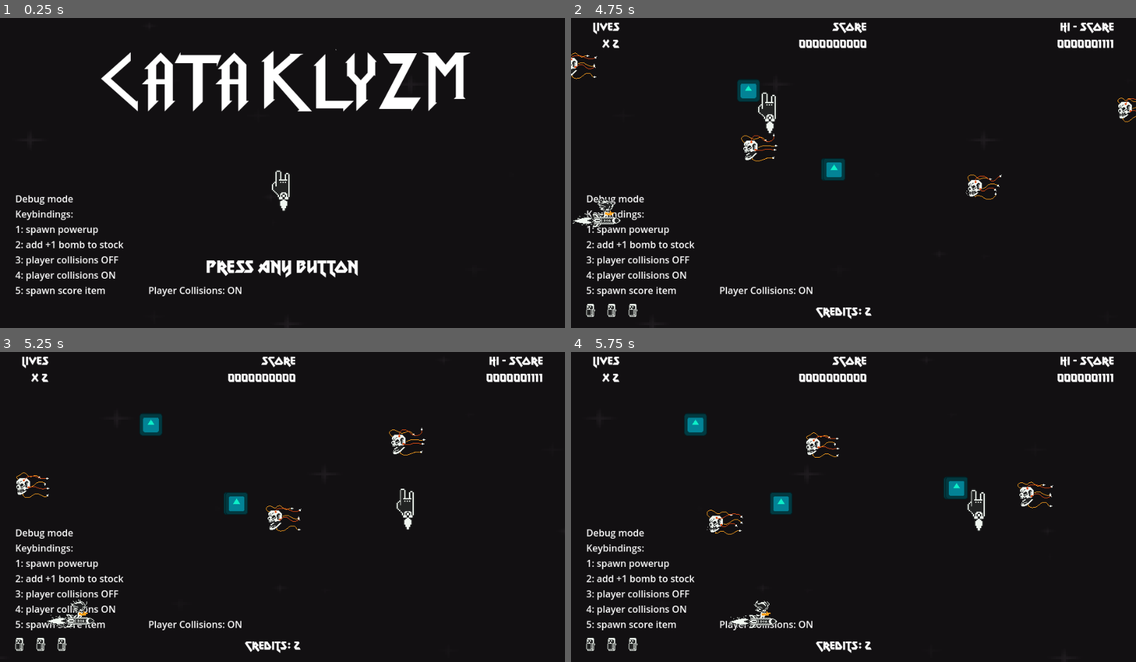
Above: before the commit, frames 1-4 (two rows, left to right).
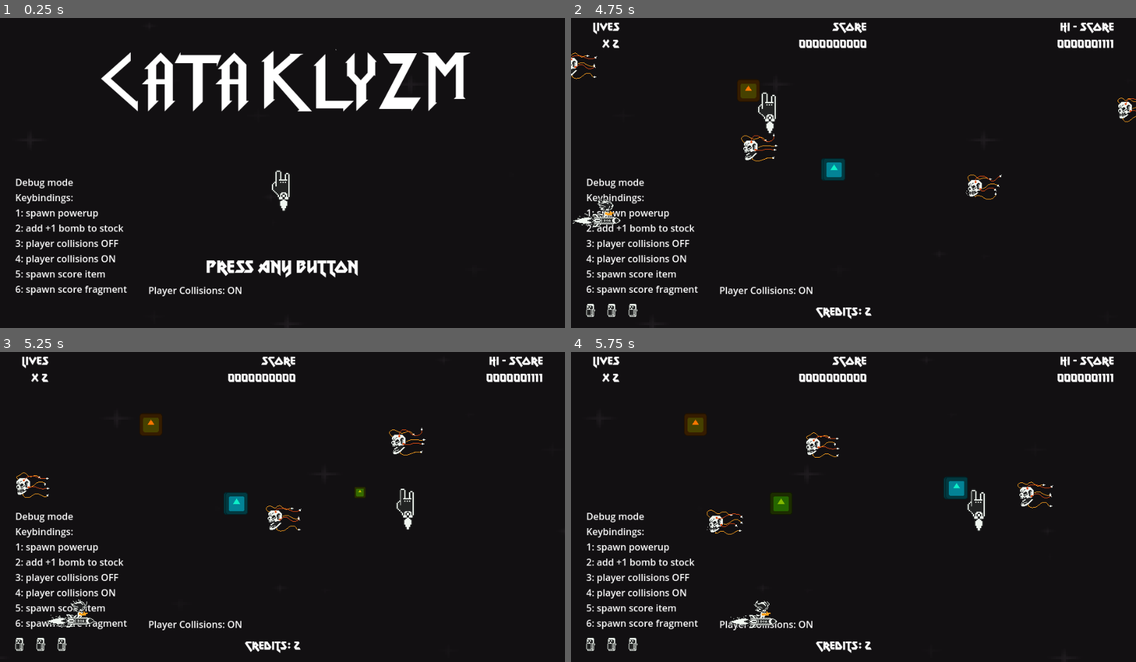
Above: after the commit, the same moments.

Repository: rnakkas/GodotSandbox
Game: Godot game, scene res://ShmupSandbox/Main/Scenes/main.tscn
The game is run twice, just before and just after one commit, with the same random seed, the same clock (stepped at 60 frames per second) and the same inputs. The engine's default icon, where the game draws it, is replaced by a stand-in: a white triangle on a blue panel in a dark square.
Inputs (mouse positions are in pixels of both pictures, inside the frame that each line leads up to):
- Up to frame 1 (0.25 s): no input
- Up to frame 2 (4.75 s): tap Enter (ui_accept) at 0.5, 0.77, 1.25, 1.52, 3.77, 4.52 s; move the mouse to (825, 231) at 0.52 s; hold W (move_up) 0.53-2 s; tap 5 at 0.6, 1.55, 3.8, 4.35 s; tap 6 at 0.8, 1.35, 3.05, 4.55 s; move the mouse to (1023, 216) at 1.27 s; click "Play" at 2 s; move the mouse to (684, 123) at 2.77 s; hold Shift (bomb) 2.78-3.53 s; hold A (move_left) 2.78-4.28 s; move the mouse to (881, 169) at 3.52 s; tap Space (shoot) at 3.6 s; move the mouse to (768, 89) at 4.27 s; hold S (move_down) from 4.28 s (still down)
- Up to frame 3 (5.25 s): move the mouse to (406, 488) at 5.02 s; release S (move_down) at 5.03 s; hold D (move_right) from 5.03 s (still down); tap 6 at 5.1 s
- Up to frame 4 (5.75 s): keep holding D (move_right); tap Enter (ui_accept) at 5.27 s; tap 5 at 5.3 s

The runs differ from the first frame. In frame 1, 2.0% of the frame differs, in the area x 2-23%, y 51-90%; in frame 2, 2.2%; in frame 3, 2.3%; in frame 4, 2.6%, in the area x 2-40%, y 19-90%.

Commit message:
pickups-score-items: continuing to add logic for score fragment

Diff:
--- a/ShmupSandbox/Autoloads/signals_bus.gd
+++ b/ShmupSandbox/Autoloads/signals_bus.gd
@@ -28,7 +28,9 @@
 
 signal spawn_powerup_event(sp : Vector2)
 
-signal spawn_score_item_event(sp: Vector2)
+signal spawn_score_item_event(sp : Vector2)
+
+signal spawn_score_fragment_event(sp : Vector2)
 
 signal powerup_collected_event(powerup : int, score : int)
 
--- a/ShmupSandbox/Debug/Scenes/debug_layer.tscn
+++ b/ShmupSandbox/Debug/Scenes/debug_layer.tscn
@@ -7,16 +7,17 @@
 
 [node name="info_label" type="Label" parent="."]
 offset_left = 26.0
-offset_top = 308.0
-offset_right = 210.0
-offset_bottom = 487.0
+offset_top = 280.0
+offset_right = 216.0
+offset_bottom = 485.0
 text = "Debug mode
 Keybindings:
 1: spawn powerup
 2: add +1 bomb to stock
 3: player collisions OFF
 4: player collisions ON
-5: spawn score item"
+5: spawn score item
+6: spawn score fragment"
 
 [node name="player_collisions_label" type="Label" parent="."]
 offset_left = 252.0
--- a/ShmupSandbox/Debug/Scripts/debug_layer.gd
+++ b/ShmupSandbox/Debug/Scripts/debug_layer.gd
@@ -63,6 +63,10 @@
 			player_hurtbox.set_deferred("monitoring", true)
 			player_collisions_label.text = "Player Collisions: ON"
 
-	if Input.is_key_label_pressed(KEY_5):
+	if Input.is_key_label_pressed(KEY_5): # Spawn score item
 		var mouse_pos : Vector2 = get_viewport().get_mouse_position()
 		SignalsBus.spawn_score_item_event.emit(mouse_pos)
+
+	if Input.is_key_label_pressed(KEY_6): # Spawn score fragment
+		var mouse_pos : Vector2 = get_viewport().get_mouse_position()
+		SignalsBus.spawn_score_fragment_event.emit(mouse_pos)
--- a/ShmupSandbox/Main/Scenes/game.tscn
+++ b/ShmupSandbox/Main/Scenes/game.tscn
@@ -38,6 +38,7 @@
 
 [connection signal="add_enemy_to_game" from="enemy_spawner" to="." method="_on_enemy_spawner_add_enemy_to_game"]
 [connection signal="add_powerup_to_game" from="PickupsSpawner" to="." method="_on_pickups_spawner_add_powerup_to_game"]
+[connection signal="add_score_fragment_to_game" from="PickupsSpawner" to="." method="_on_pickups_spawner_add_score_fragment_to_game"]
 [connection signal="add_score_item_to_game" from="PickupsSpawner" to="." method="_on_pickups_spawner_add_score_item_to_game"]
 [connection signal="add_player_spawn_sprite_to_game" from="player_spawner" to="." method="_on_player_spawner_add_player_spawn_sprite_to_game"]
 [connection signal="add_player_to_game" from="player_spawner" to="." method="_on_player_spawner_add_player_to_game"]
--- a/ShmupSandbox/Main/Scripts/game.gd
+++ b/ShmupSandbox/Main/Scripts/game.gd
@@ -89,10 +89,44 @@
 
 
 ################################################
-# NOTE:Spawning pickups
+# NOTE:Spawning pickups and score fragments
 ################################################
-func _on_pickups_spawner_add_powerup_to_game(powerup:Node2D) -> void:
+func _on_pickups_spawner_add_powerup_to_game(powerup:PickupPowerup) -> void:
 	powerups_container.add_child(powerup)
 
-func _on_pickups_spawner_add_score_item_to_game(score_item:Area2D) -> void:
+func _on_pickups_spawner_add_score_item_to_game(score_item:PickupScore) -> void:
 	score_items_container.add_child(score_item)
+
+func _on_pickups_spawner_add_score_fragment_to_game(score_fragment:ScoreFragment) -> void:
+	# TODO: Get the nearest score item to the spawning score_fragment
+	var score_items_list : Array[Node] = score_items_container.get_children()
+	var distance_to_score_item : float
+	var score_item_distances_list : Array[float] = []
+	var score_item_and_distance_map : Dictionary[Node, float] = {}
+	var nearest_score_item : Area2D
+
+	if score_items_list == []:
+		print_debug("No score items on screen")
+		return
+
+	for score_item : Node in score_items_list:
+		if score_item is Area2D:
+			distance_to_score_item = score_fragment.global_position.distance_to(score_item.global_position)
+			score_item_distances_list.append(distance_to_score_item)
+			score_item_and_distance_map[score_item] = distance_to_score_item
+
+	score_item_distances_list.sort()
+
+	print_debug("item distances list: ", score_item_distances_list, "\n")
+	print_debug("item and distance map : ", score_item_and_distance_map, "\n")
+	print_debug("nearest item's distance : ", score_item_distances_list[0], "\n")
+
+	for item : Node in score_item_and_distance_map.keys():
+		if score_item_and_distance_map[item] == score_item_distances_list[0]:
+			nearest_score_item = item as Area2D
+			print_debug("nearest item: ", nearest_score_item)
+			break
+
+	score_fragment.nearest_score_item = nearest_score_item
+
+	score_fragments_container.add_child(score_fragment)
--- a/ShmupSandbox/Main/Scripts/pickups_spawner.gd
+++ b/ShmupSandbox/Main/Scripts/pickups_spawner.gd
@@ -1,15 +1,17 @@
 class_name PickupsSpanwer extends Node2D
 
 @export var powerup_packed_scene : PackedScene = preload("res://ShmupSandbox/Pickups/Scenes/pickup_powerup.tscn")
-@export var sccore_item_packed_scene : PackedScene = preload("res://ShmupSandbox/Pickups/Scenes/pickup_score.tscn")
+@export var score_item_packed_scene : PackedScene = preload("res://ShmupSandbox/Pickups/Scenes/pickup_score.tscn")
 @export var score_fragment_packed_scene : PackedScene = preload("res://ShmupSandbox/Pickups/Scenes/score_fragment.tscn")
 
-signal add_powerup_to_game(powerup : Node2D)
-signal add_score_item_to_game(score_item : Area2D)
+signal add_powerup_to_game(powerup : PickupPowerup)
+signal add_score_item_to_game(score_item : PickupScore)
+signal add_score_fragment_to_game(score_fragment : ScoreFragment)
 
 func _ready() -> void:
 	SignalsBus.spawn_powerup_event.connect(self._on_spawn_powerup_event)
 	SignalsBus.spawn_score_item_event.connect(self._on_spawn_score_item_event)
+	SignalsBus.spawn_score_fragment_event.connect(self._on_spawn_score_frament_event)
 
 
 ################################################
@@ -31,6 +33,15 @@
 	_instantiate_score_item(sp)
 
 func _instantiate_score_item(sp : Vector2) -> void:
-	var score_item : PickupScore = sccore_item_packed_scene.instantiate()
+	var score_item : PickupScore = score_item_packed_scene.instantiate()
 	score_item.global_position = sp
 	add_score_item_to_game.emit(score_item)
+
+
+################################################
+# NOTE:Spawning score fragments
+################################################
+func _on_spawn_score_frament_event(sp : Vector2) -> void:
+	var score_fragment : ScoreFragment = score_fragment_packed_scene.instantiate()
+	score_fragment.global_position = sp
+	add_score_fragment_to_game.emit(score_fragment)
--- a/ShmupSandbox/Pickups/Scenes/score_fragment.tscn
+++ b/ShmupSandbox/Pickups/Scenes/score_fragment.tscn
@@ -41,5 +41,8 @@
 
 [node name="VisibleOnScreenNotifier2D" type="VisibleOnScreenNotifier2D" parent="."]
 
+[node name="course_correction_timer" type="Timer" parent="."]
+
 [connection signal="area_entered" from="." to="." method="_on_area_entered"]
 [connection signal="screen_exited" from="VisibleOnScreenNotifier2D" to="." method="_on_visible_on_screen_notifier_2d_screen_exited"]
+[connection signal="timeout" from="course_correction_timer" to="." method="_on_course_correction_timer_timeout"]
--- a/ShmupSandbox/Pickups/Scripts/pickup_score.gd
+++ b/ShmupSandbox/Pickups/Scripts/pickup_score.gd
@@ -188,6 +188,8 @@
 ################################################
 func _on_area_entered(area:Area2D) -> void:
 	if area is ScoreFragment:
-		# Clamp level between 1 and 4
-		level = clamp(level+1, 1, 4)
-		_set_current_item()
+		# Only accept soul fragment that is meant for this instance of score item
+		if area.nearest_score_item == self:
+			# Clamp level between 1 and 4
+			level = clamp(level+1, 1, 4)
+			_set_current_item()
--- a/ShmupSandbox/Pickups/Scripts/score_fragment.gd
+++ b/ShmupSandbox/Pickups/Scripts/score_fragment.gd
@@ -1,13 +1,30 @@
 class_name ScoreFragment extends Area2D
 
 @onready var sprite : AnimatedSprite2D = $sprite
+@onready var course_correction_timer : Timer = $course_correction_timer
 
-@export var speed : float = 300.0
+@export var speed : float = 600.0
+@export var course_correction_time : float = 0.3
 
 var direction : Vector2
+var nearest_score_item : Area2D
 
 func _ready() -> void:
+	_set_direction_to_nearest_score_item()
+	_set_timer_properties()
 	sprite.play("fly")
+
+
+func _set_direction_to_nearest_score_item() -> void:
+	if nearest_score_item == null:
+		return
+	direction = global_position.direction_to(nearest_score_item.global_position)
+
+
+func _set_timer_properties() -> void:
+	course_correction_timer.one_shot = false
+	course_correction_timer.wait_time = course_correction_time
+	course_correction_timer.start()
 
 
 func _physics_process(delta: float) -> void:
@@ -21,5 +38,9 @@
 
 ## Despawn if it reaches the score pickup item
 func _on_area_entered(area:Area2D) -> void:
-	if area is PickupScore:
+	if area is PickupScore && area == nearest_score_item:
 		call_deferred("queue_free")
+
+
+func _on_course_correction_timer_timeout() -> void:
+	_set_direction_to_nearest_score_item()
